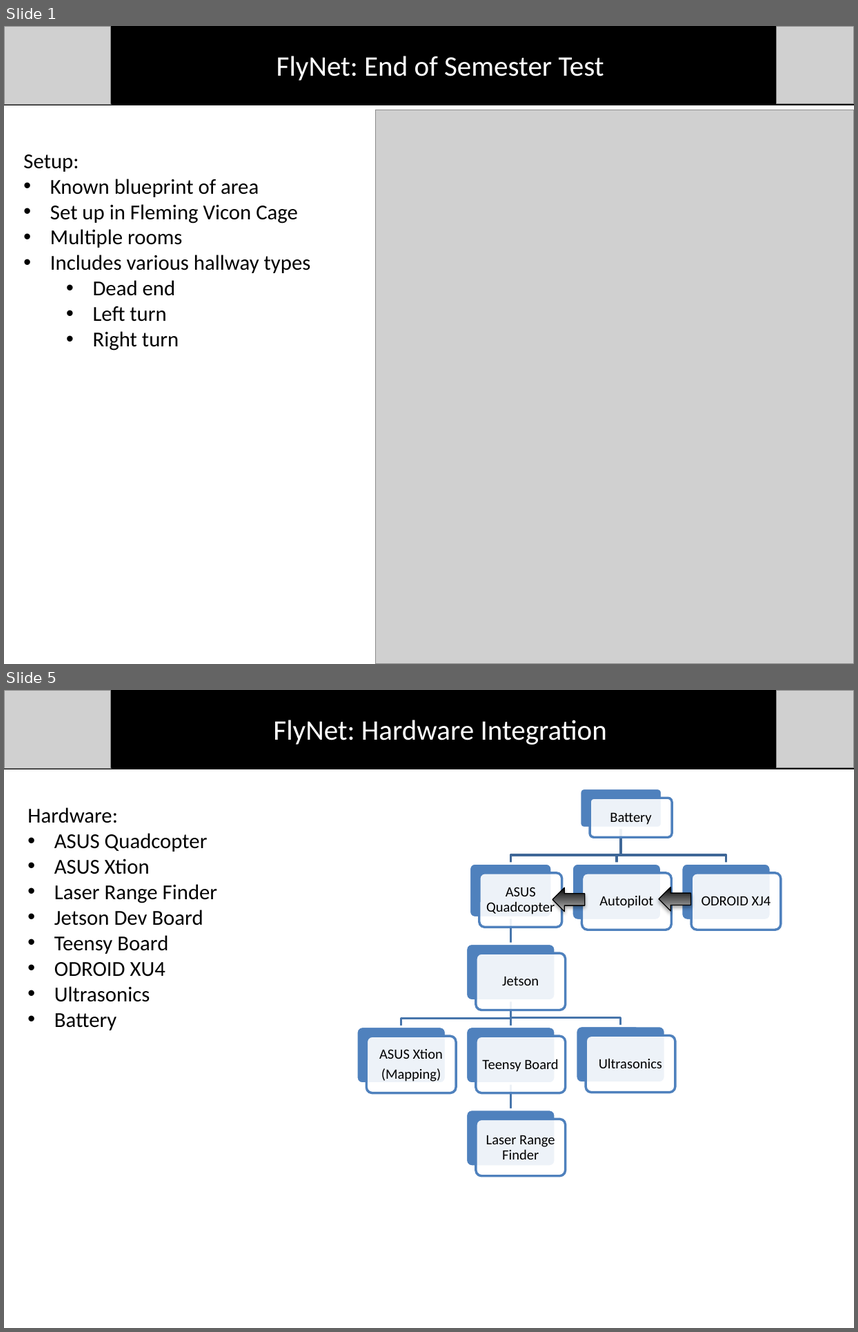
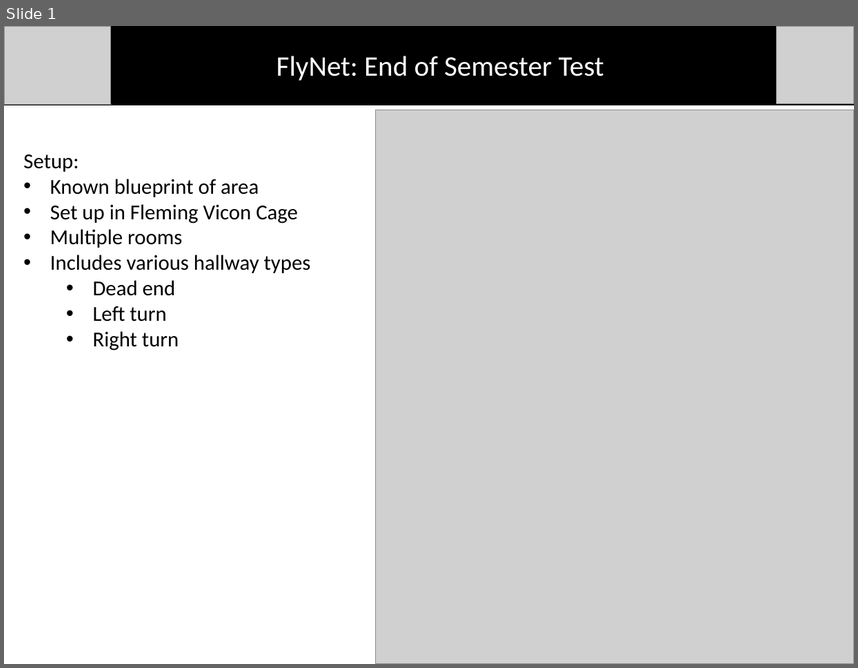
Before and after one commit to dtbinh/FlyNet, a slide deck: Presentations/Mid Semester Review/Individual_Slides/Matt/Busby_Slides.pptx. Shown one above the other, each under a label of ours: slides 1 and 5 before the commit, slide 1 after it; the slides between them are not shown. The pictures are 858x1332 and 858x668 pixels, drawn with LibreOffice and Linux fonts; fonts in the diff are those of the drawing; grey boxes stand for pictures. Boxes give left, top, right and bottom in pixels: in the first picture for what was removed or moved away, otherwise in the second. Text is boxed around its words. In the diff, an @@ line names an element or a change of style, - is before the commit and + after.

```diff
--- a/Presentations/Mid Semester Review/Individual_Slides/Matt/Busby_Slides.pptx
+++ b/Presentations/Mid Semester Review/Individual_Slides/Matt/Busby_Slides.pptx
@@ slide 5 removed at <box>4,690,854,1328</box>, background #FFFFFF @@
@@ group removed at <box>4,690,854,768</box>: 2 pictures, 1 line, 1 rectangle, 1 text @@
-FlyNet: Hardware Integration
@@ text removed at <box>27,807,217,1030</box> @@
-Hardware:
-• ASUS Quadcopter
-• ASUS Xtion
-• Laser Range Finder
-• Jetson Dev Board
-• Teensy Board
-• ODROID XU4
-• Ultrasonics
-• Battery
@@ right arrow removed at <box>553,887,584,911</box> @@
@@ right arrow removed at <box>659,887,691,911</box> @@
@@ group removed at <box>357,789,781,1175</box>: 18 rounded rectangles, 9 texts, 8 freeform shapes @@
-Battery
-ASUS Quadcopter
-Jetson
-ASUS Xtion
-(Mapping)
-Teensy Board
-Laser Range Finder
-Ultrasonics
-Autopilot
-ODROID XJ4
```
Also in this commit, not shown: 2 slides changed, 1 other slide removed.
